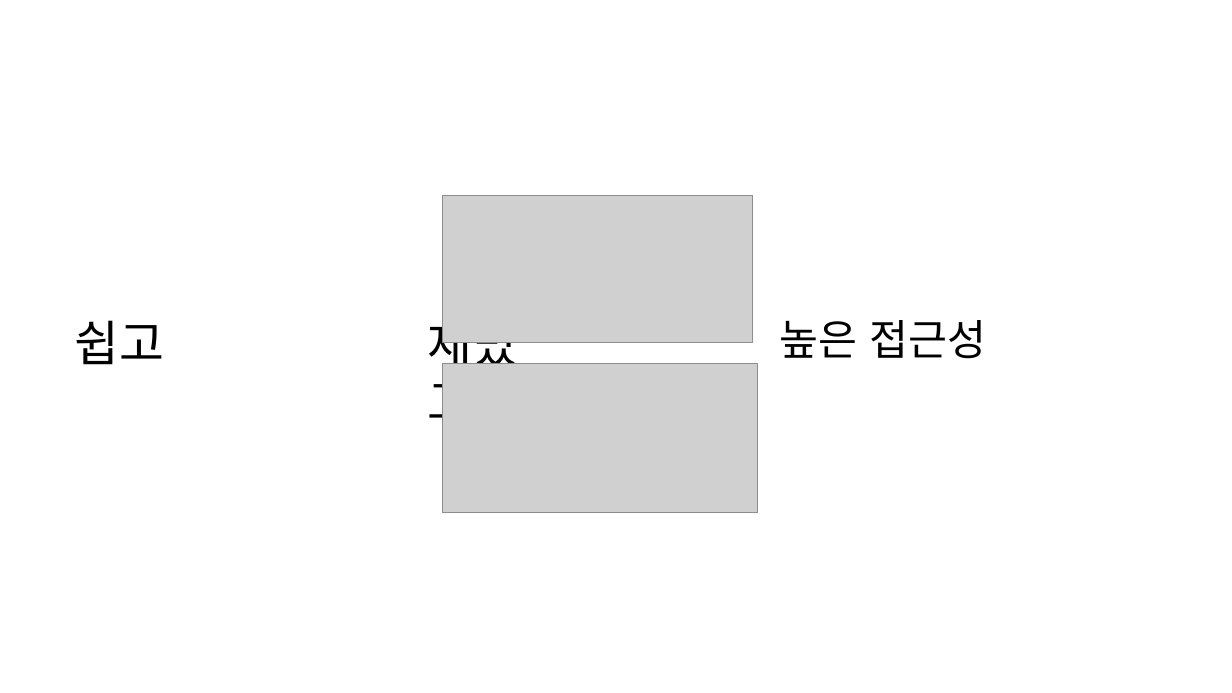
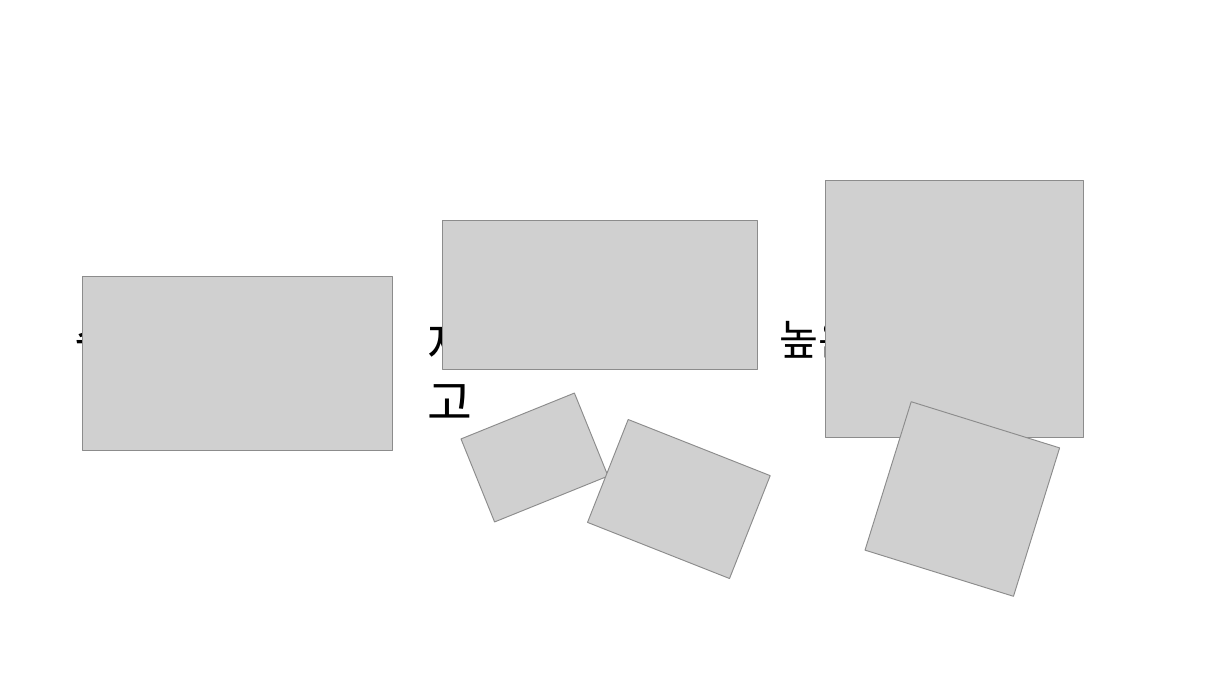
Before and after one commit to Sunghooni/Narsha, a slide deck: slide 4 of 기획/코드어드벤쳐 ppt.pptx. Drawn at 1232x693 pixels with LibreOffice and Linux fonts; fonts in the diff are those of the drawing; grey boxes stand for pictures. Boxes give left, top, right and bottom in pixels: in the first picture for what was removed or moved away, otherwise in the second. Text is boxed around its words. In the diff, an @@ line names an element or a change of style, - is before the commit and + after.

```diff
--- a/기획/코드어드벤쳐 ppt.pptx
+++ b/기획/코드어드벤쳐 ppt.pptx
@@ picture removed at <box>443,195,753,343</box> @@
@@ picture added at <box>826,180,1084,438</box> @@
@@ picture: place and size @@
-picture at <box>443,364,758,513</box>
+picture at <box>443,221,758,370</box>
@@ picture added at <box>82,277,393,451</box> @@
@@ picture added at <box>461,394,608,522</box> @@
@@ picture added at <box>588,419,770,579</box> @@
@@ picture added at <box>865,402,1059,596</box> @@
```
Also in this commit, not shown: 3 other slides changed, 1 slide added.
